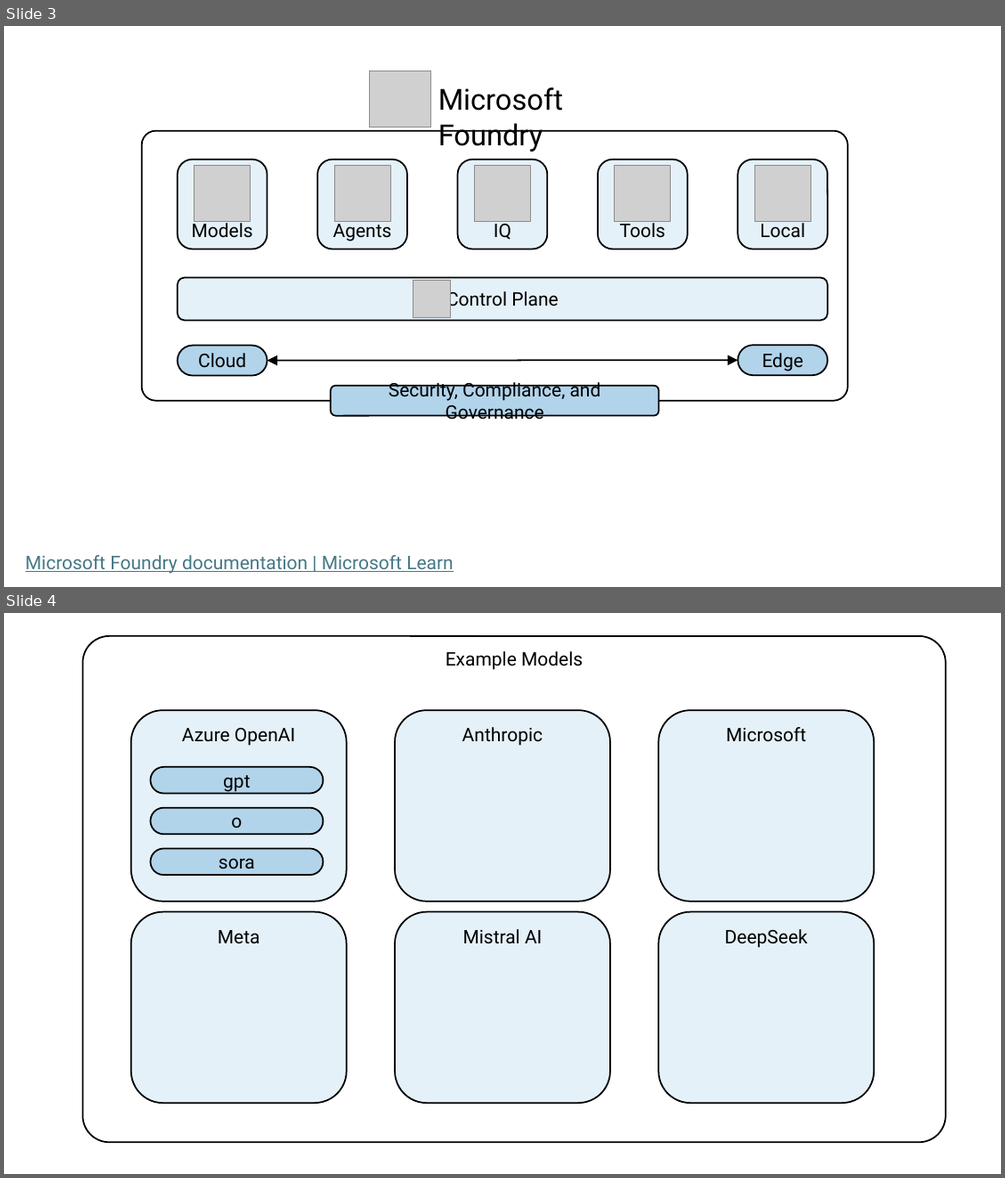
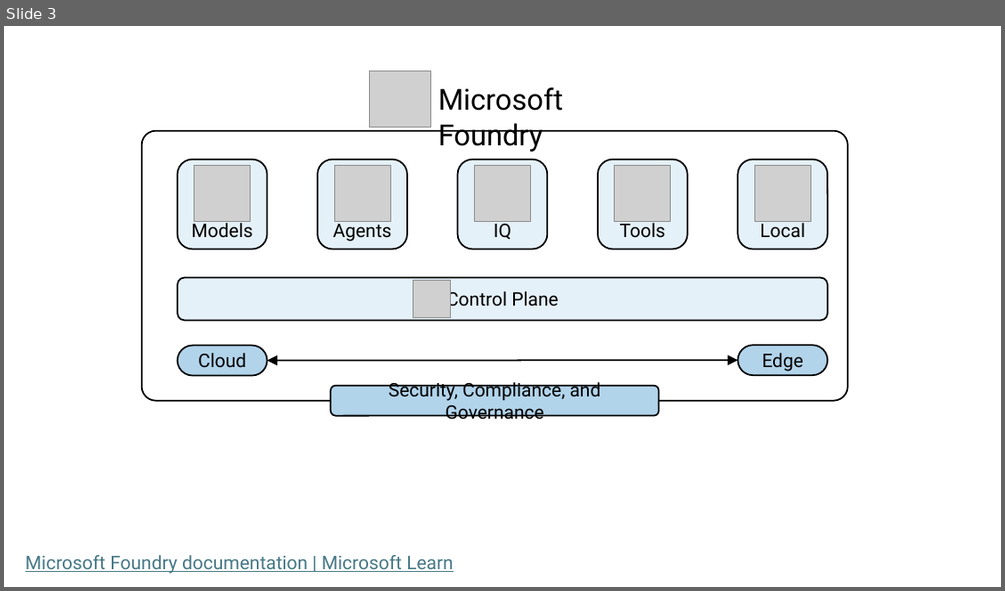
Before and after one commit to colbyford/foundry-book, a slide deck: figures/figures.pptx. Shown one above the other, each under a label of ours: slides 3 and 4 before the commit, slide 3 after it. The pictures are 1005x1178 and 1005x591 pixels, drawn with LibreOffice and Linux fonts; fonts in the diff are those of the drawing; grey boxes stand for pictures. Boxes give left, top, right and bottom in pixels: in the first picture for what was removed or moved away, otherwise in the second. Text is boxed around its words. In the diff, an @@ line names an element or a change of style, - is before the commit and + after.

```diff
--- a/figures/figures.pptx
+++ b/figures/figures.pptx
@@ slide 4 removed at box(4, 613, 1001, 1174), background #FFFFFF @@
@@ rounded rectangle removed at box(82, 636, 946, 1143) @@
-Example Models
@@ rounded rectangle removed at box(131, 710, 347, 900) @@
-Azure OpenAI
@@ rounded rectangle removed at box(395, 710, 610, 900) @@
-Anthropic
@@ rounded rectangle removed at box(658, 710, 874, 900) @@
-Microsoft
@@ rounded rectangle removed at box(151, 767, 324, 793) @@
-gpt
@@ rounded rectangle removed at box(151, 807, 324, 834) @@
-o
@@ rounded rectangle removed at box(151, 849, 324, 875) @@
-sora
@@ rounded rectangle removed at box(131, 912, 347, 1103) @@
-Meta
@@ rounded rectangle removed at box(395, 912, 610, 1103) @@
-Mistral AI
@@ rounded rectangle removed at box(658, 912, 874, 1103) @@
-DeepSeek
```
Also in this commit, not shown: 1 slide added, 5 other slides removed, 1 other file.
